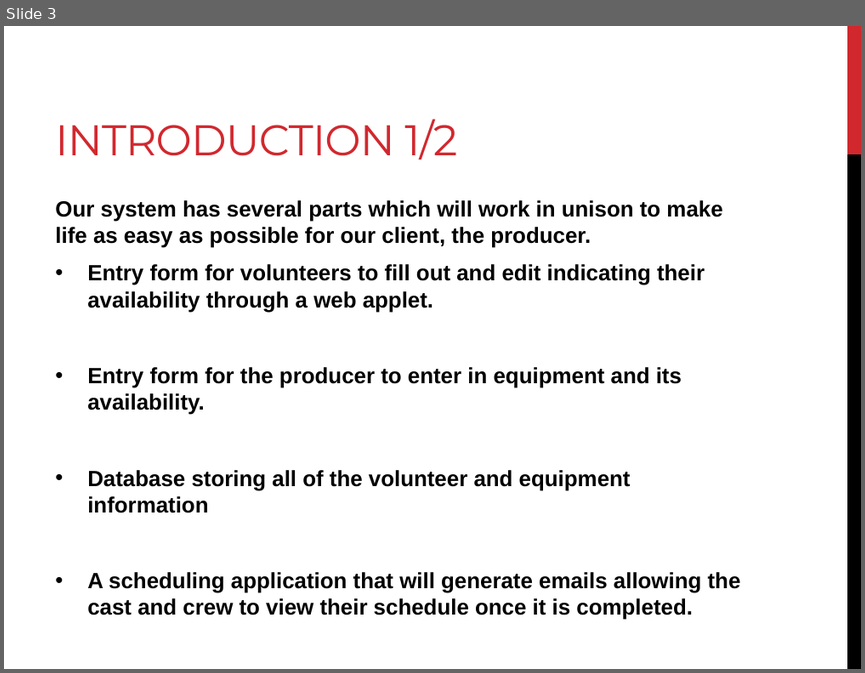
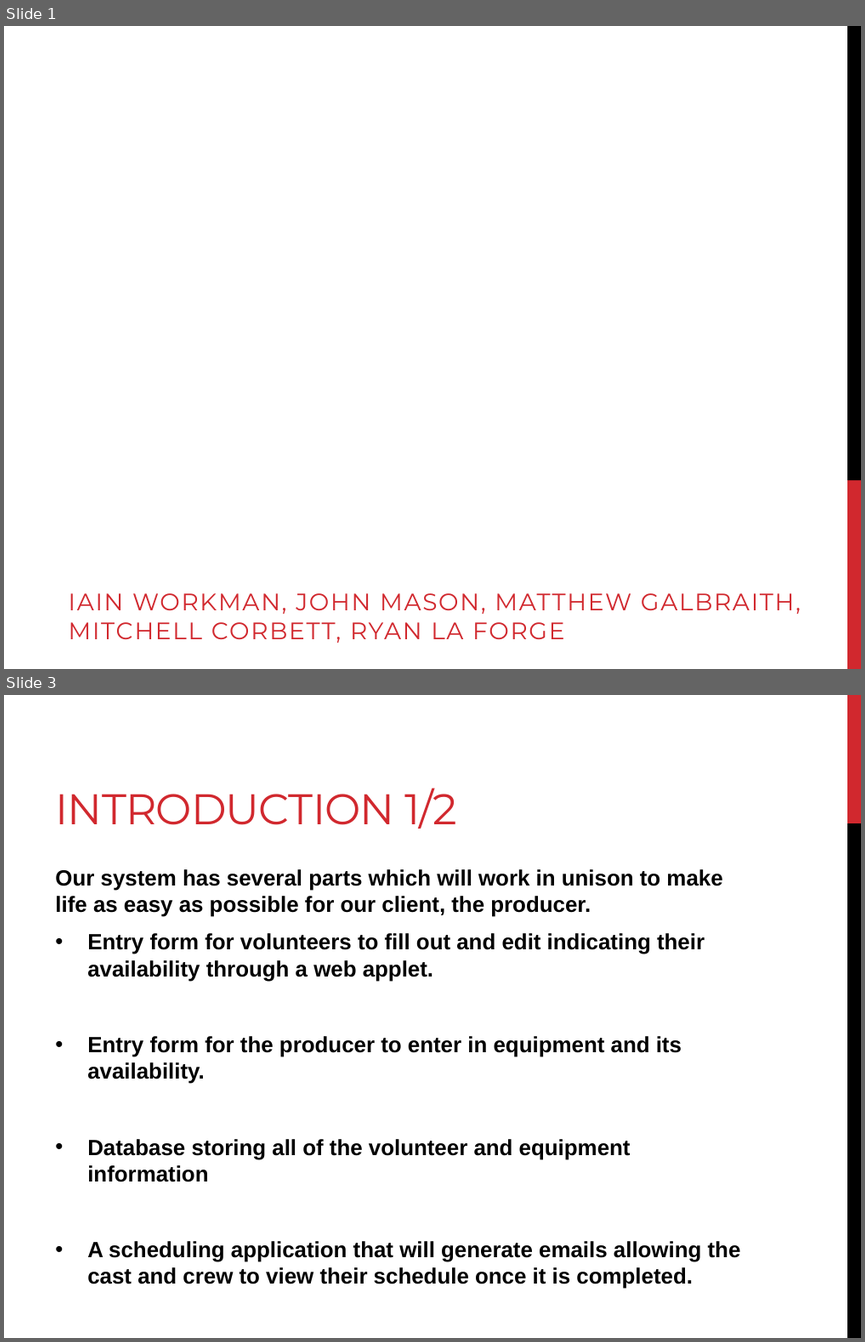
Before and after one commit to ipw969/370Project, a slide deck: Documentation/Achievatron_PowerPoint.pptx. Shown one above the other, each under a label of ours: slide 3 before the commit, slides 1 and 3 after it; the slides between them are not shown. The pictures are 865x673 and 865x1342 pixels, drawn with LibreOffice and Linux fonts; fonts in the diff are those of the drawing; background and template pictures are left out. Boxes give left, top, right and bottom in pixels: in the first picture for what was removed or moved away, otherwise in the second. Text is boxed around its words. In the diff, an @@ line names an element or a change of style, - is before the commit and + after.

```diff
--- a/Documentation/Achievatron_PowerPoint.pptx
+++ b/Documentation/Achievatron_PowerPoint.pptx
@@ slide 1 added at bbox=[4, 26, 861, 669], background picture (left out) @@
@@ rectangle added at bbox=[847, 26, 861, 480], fill #000000 @@
@@ rectangle added at bbox=[847, 480, 861, 669], fill #D1282E @@
@@ subtitle added at bbox=[69, 593, 800, 642], 20 pt, text #D1282E @@
+IAIN WORKMAN, JOHN MASON, MATTHEW GALBRAITH, MITCHELL CORBETT, RYAN LA FORGE
```
Also in this commit, not shown: 1 slide changed, 1 other slide added, 1 slide removed.
